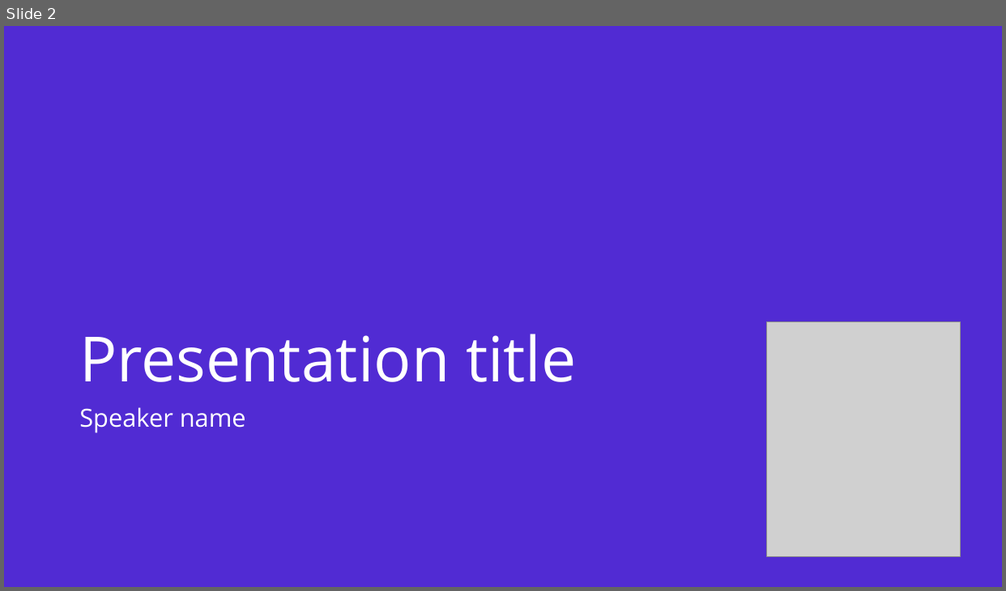
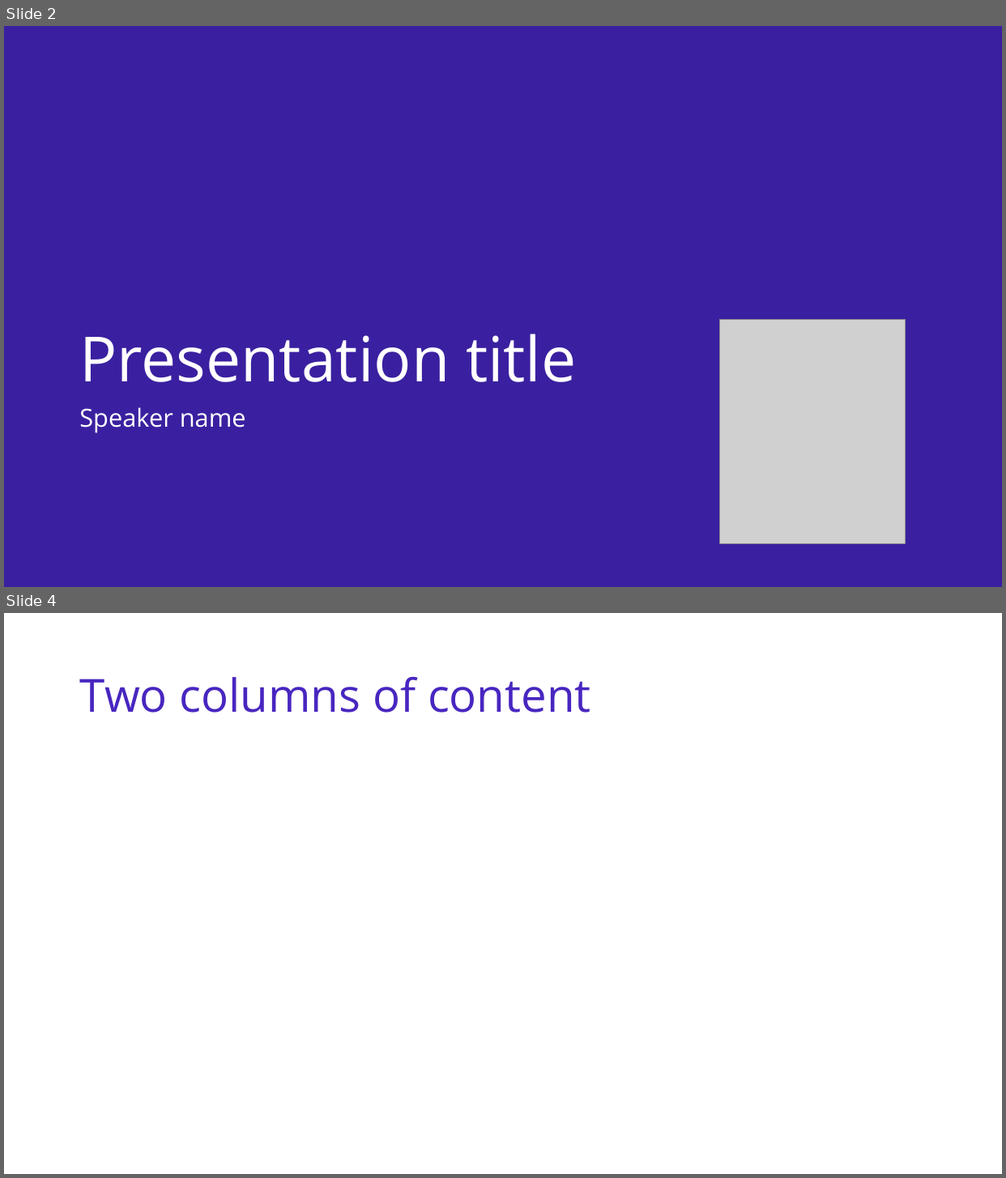
Before and after one commit to dotnet/brand, a slide deck: presentation-template/dotnet-deck-template.odp. Shown one above the other, each under a label of ours: slide 2 before the commit, slides 2 and 4 after it; the slides between them are not shown. The pictures are 1006x591 and 1006x1178 pixels, drawn with LibreOffice and Linux fonts; fonts in the diff are those of the drawing; grey boxes stand for pictures. Boxes give left, top, right and bottom in pixels: in the first picture for what was removed or moved away, otherwise in the second. Text is boxed around its words. In the diff, an @@ line names an element or a change of style, - is before the commit and + after.

```diff
--- a/presentation-template/dotnet-deck-template.odp
+++ b/presentation-template/dotnet-deck-template.odp
@@ slide 4 added at bbox=[4, 613, 1002, 1174], background #FFFFFF @@
@@ title added at bbox=[80, 677, 591, 713], 44 pt, text #4826C0 @@
+Two columns of content
@@ slide 2 changed as well @@
@@ background #512BD3 to #3A20A0 @@
@@ picture: place and size @@
-picture at bbox=[766, 322, 960, 557]
+picture at bbox=[720, 319, 906, 544]
```
Also in this commit, not shown: 4 other slides changed, 8 other slides added, 8 slides removed, 7 other files.
